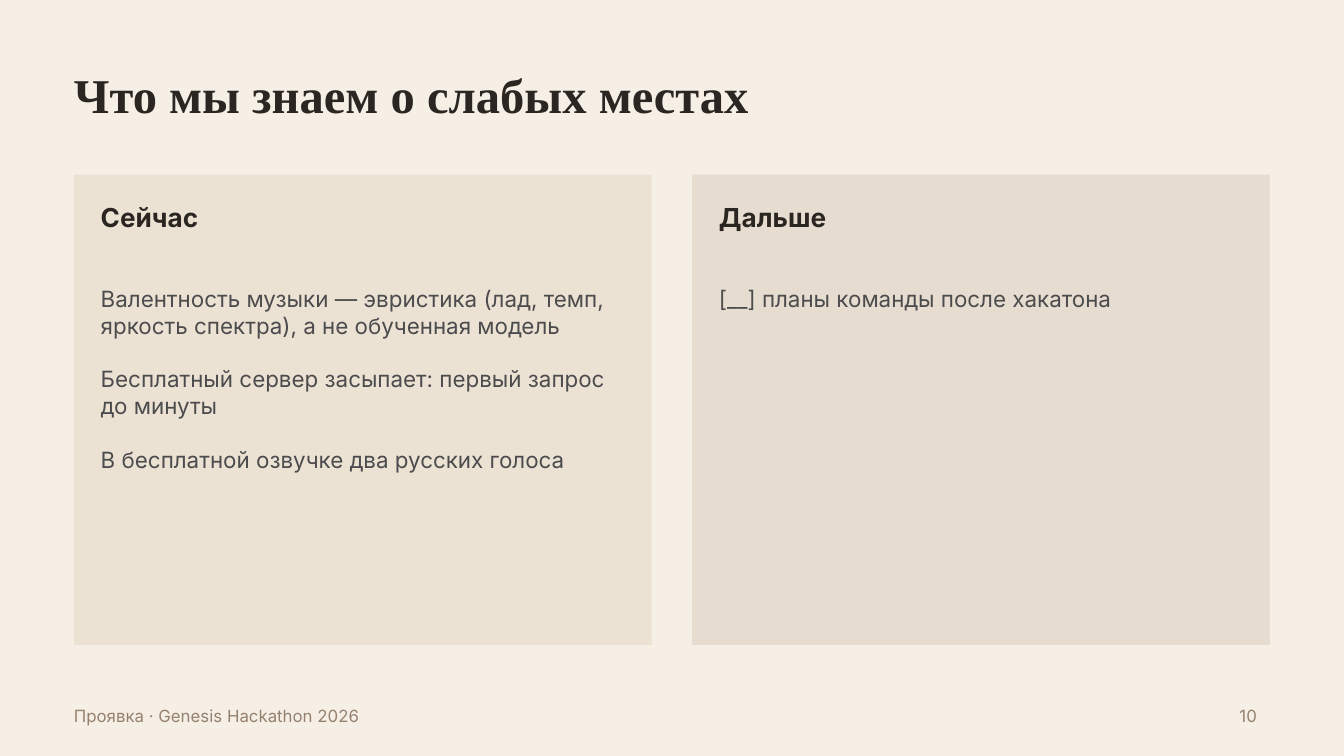
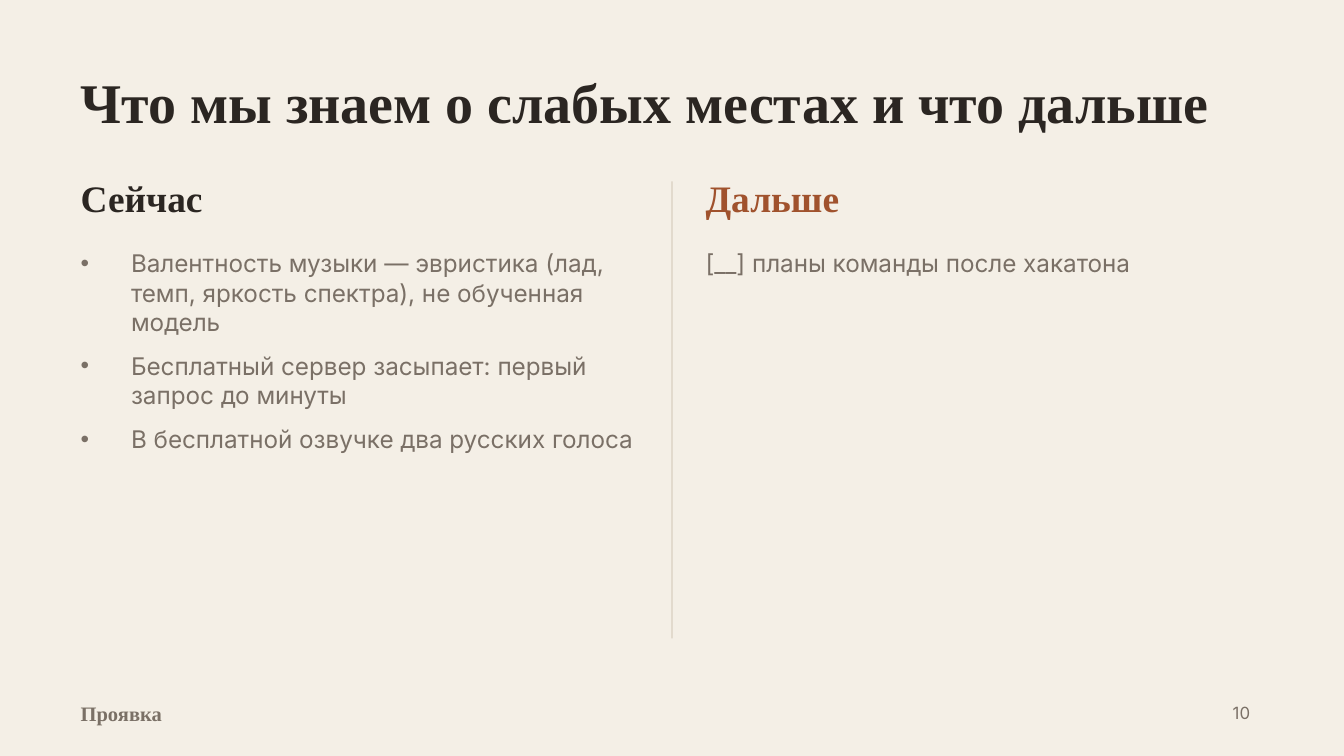
Before and after one commit to adekaa11/limelight, a slide deck: slide 10 of docs/proyavka-presentation.pptx. Drawn at 1344x756 pixels with LibreOffice and Linux fonts; fonts in the diff are those of the drawing. Boxes give left, top, right and bottom in pixels: in the first picture for what was removed or moved away, otherwise in the second. Text is boxed around its words. In the diff, an @@ line names an element or a change of style, - is before the commit and + after.

```diff
--- a/docs/proyavka-presentation.pptx
+++ b/docs/proyavka-presentation.pptx
@@ background #F5EFE6 to #F4EFE6 @@
@@ title at [81, 83, 1208, 133]: text changed; size 26 to 30 pt @@
-Что мы знаем о слабых местах
+Что мы знаем о слабых местах и что дальше
@@ rectangle removed at [74, 175, 652, 645] @@
@@ text "Сейчас": place and size @@
-text "Сейчас" at [101, 207, 199, 228]
+text "Сейчас" at [81, 186, 203, 213]
@@ text "Сейчас" at [81, 186, 203, 213]: size 14 to 20 pt, font Inter to Times New Roman @@
@@ rectangle removed at [692, 175, 1270, 645] @@
@@ text "Дальше": place and size @@
-text "Дальше" at [719, 208, 826, 231]
+text "Дальше" at [706, 187, 840, 219]
@@ text "Дальше" at [706, 187, 840, 219]: size 14 to 20 pt, font Inter to Times New Roman, text colour #2B2622 to #A0522D @@
@@ line added from (672, 181) to (672, 638), #D9D0C1 0.75 pt @@
@@ text "Валентность музыки — эвристика (лад, ...": place and size @@
-text "Валентность музыки — эвристика (лад, ..." at [101, 289, 605, 473]
+text "Валентность музыки — эвристика (лад, ..." at [131, 253, 633, 453]
@@ text at [131, 253, 604, 335]: text changed; size 12 to 13 pt; text colour #4C4B4D to #7A7066 @@
-Валентность музыки — эвристика (лад, темп, яркость спектра), а не обученная модель
+• Валентность музыки — эвристика (лад, темп, яркость спектра), не обученная модель
@@ text "[__] планы команды после хакатона": place and size @@
-text "[__] планы команды после хакатона" at [762, 294, 1111, 311]
+text "[__] планы команды после хакатона" at [752, 258, 1130, 276]
@@ text "[__] планы команды после хакатона" at [752, 258, 1130, 276]: size 12 to 13 pt, text colour #4C4B4D to #7A7066 @@
@@ text at [131, 356, 633, 453]: size 12 to 13 pt, text colour #4C4B4D to #7A7066 in "Бесплатный сервер засыпает: первый запрос до минуты", "В бесплатной озвучке два русских голоса"; bullet none to •; more space between paragraphs @@
@@ text at [81, 707, 162, 726]: text changed; size 9 to 11 pt; font Inter to Times New Roman; text colour #96816F to #7A7066; bold on @@
-Проявка · Genesis Hackathon 2026
+Проявка
@@ page number at [1233, 706, 1250, 719]: text colour #96816F to #7A7066 @@
```
Also in this commit, not shown: 10 other slides changed, 10 other files.
